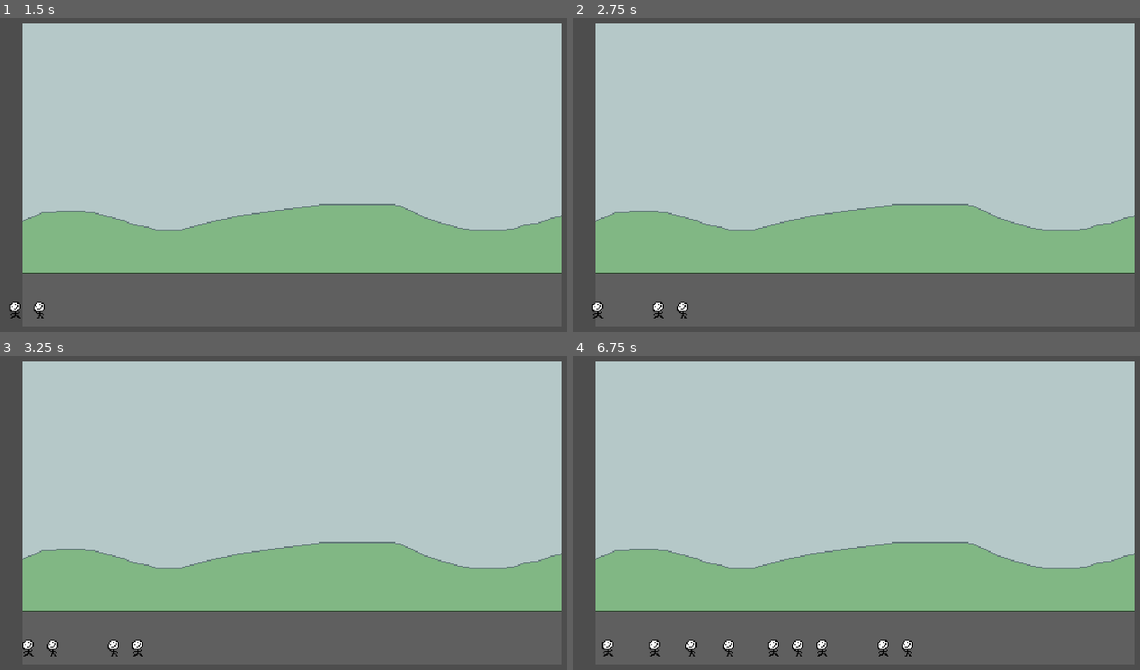
Above: before the commit, frames 1-4 (two rows, left to right).
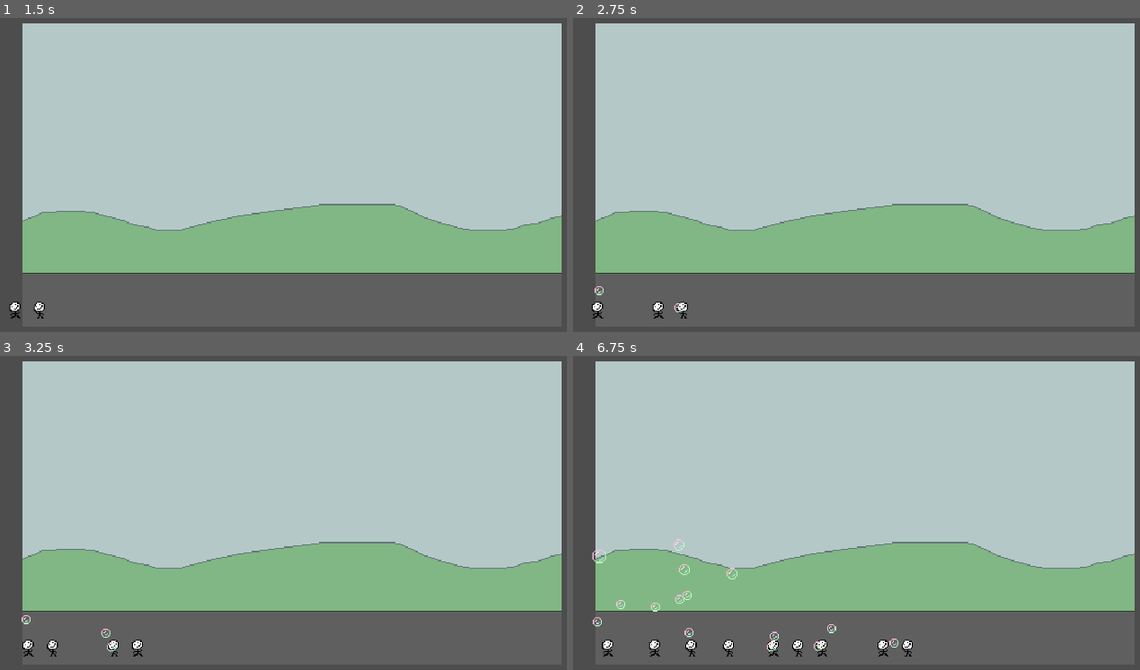
Above: after the commit, the same moments.

Repository: DISN-kolo/bubble-clicker-ggj25
Game: Godot game, scene res://MainScene.tscn
Same seed, same stepped clock (60 frames per second), same inputs: the game is played once before the commit and once after it.
Inputs:
- Up to frame 1 (1.5 s): tap Enter (ui_accept) at 0.5, 0.77 s; hold Right (ui_right) from 0.53 s (still down)
- Up to frame 2 (2.75 s): tap Enter (ui_accept) at 1.52 s; release Right (ui_right) at 2.03 s; hold Left (ui_left) from 2.03 s (still down)
- Up to frame 3 (3.25 s): release Left (ui_left) at 2.78 s; hold Right (ui_right) from 2.78 s (still down); tap Enter (ui_accept) at 3.02 s
- Up to frame 4 (6.75 s): tap Enter (ui_accept) at 3.77, 4.52, 6.02 s; release Right (ui_right) at 4.28 s; hold Left (ui_left) 4.28-5.03 s; hold Right (ui_right) 5.03-5.78 s; hold Left (ui_left) from 5.78 s (still down)

Frame 1 is identical in both runs. In frame 2, less than 0.1% of the frame differs, in the area x 3-20%, y 85-94%; in frame 3, less than 0.1%; in frame 4, 0.4%, in the area x 3-58%, y 58-95%.

Commit message:
tios spawn global bubbles

Diff:
--- a/Bubble.gd
+++ b/Bubble.gd
@@ -1,4 +1,4 @@
-extends Node2D
+extends CharacterBody2D
 
 var rng = RandomNumberGenerator.new()
 var r : float
@@ -8,7 +8,6 @@
 	load("res://resources/BubbleMed.png"),
 	load("res://resources/BubbleBig.png")]
 
-# Called when the node enters the scene tree for the first time.
 func _ready():
 	r = rng.randf_range(2.0, 3.0)
 	$Sprite2D.texture = texture_pool[i]
@@ -16,16 +15,14 @@
 	$Timer.start()
 	pass # Replace with function body.
 
-
-# Called every frame. 'delta' is the elapsed time since the previous frame.
-func _process(delta):
+func _physics_process(delta):
+	move_and_slide()
 	pass
 
-
 func _on_timer_timeout():
+	if (i >= 2):
+		return
 	i += 1
-	if (i >= 3):
-		return
 	r = rng.randf_range(2.0, 3.0)
 	$Sprite2D.texture = texture_pool[i]
 	$Timer.wait_time = r
--- a/Bubble.tscn
+++ b/Bubble.tscn
@@ -1,12 +1,28 @@
-[gd_scene load_steps=2 format=3 uid="uid://dfwdt2usjo7w7"]
+[gd_scene load_steps=4 format=3 uid="uid://dfwdt2usjo7w7"]
 
 [ext_resource type="Script" path="res://Bubble.gd" id="1_46c87"]
 
-[node name="Bubble" type="Node2D"]
+[sub_resource type="RectangleShape2D" id="RectangleShape2D_cnnsj"]
+
+[sub_resource type="RectangleShape2D" id="RectangleShape2D_n2vpg"]
+
+[node name="CharacterBody2D" type="CharacterBody2D"]
+collision_layer = 2
+collision_mask = 0
 script = ExtResource("1_46c87")
 
 [node name="Sprite2D" type="Sprite2D" parent="."]
 
+[node name="Area2D" type="Area2D" parent="."]
+
+[node name="CollisionShape2D" type="CollisionShape2D" parent="Area2D"]
+shape = SubResource("RectangleShape2D_cnnsj")
+
 [node name="Timer" type="Timer" parent="."]
+autostart = true
+
+[node name="CollisionShape2D" type="CollisionShape2D" parent="."]
+shape = SubResource("RectangleShape2D_n2vpg")
+one_way_collision = true
 
 [connection signal="timeout" from="Timer" to="." method="_on_timer_timeout"]
--- a/MainScene.gd
+++ b/MainScene.gd
@@ -26,3 +26,6 @@
 
 func _on_killzone_tio_right_body_entered(body):
 	body.queue_free()
+
+func _on_killzone_bubble_top_body_entered(body):
+	body.queue_free()
--- a/MainScene.tscn
+++ b/MainScene.tscn
@@ -1,10 +1,13 @@
-[gd_scene load_steps=4 format=3 uid="uid://bkqv4ff16jo6u"]
+[gd_scene load_steps=5 format=3 uid="uid://bkqv4ff16jo6u"]
 
 [ext_resource type="Texture2D" uid="uid://byfs85ws3xdmn" path="res://resources/BG.png" id="1_37jlj"]
 [ext_resource type="Script" path="res://MainScene.gd" id="1_uu0e3"]
 
 [sub_resource type="RectangleShape2D" id="RectangleShape2D_f88cq"]
 size = Vector2(82, 313)
+
+[sub_resource type="RectangleShape2D" id="RectangleShape2D_so2dy"]
+size = Vector2(526, 48)
 
 [node name="Node2D" type="Node2D"]
 script = ExtResource("1_uu0e3")
@@ -21,15 +24,24 @@
 [node name="killzoneTioLeft" type="Area2D" parent="."]
 
 [node name="CollisionShape2D" type="CollisionShape2D" parent="killzoneTioLeft"]
-position = Vector2(-307, 2)
+position = Vector2(-305, 1)
 shape = SubResource("RectangleShape2D_f88cq")
 
 [node name="killzoneTioRight" type="Area2D" parent="."]
 
 [node name="CollisionShape2D" type="CollisionShape2D" parent="killzoneTioRight"]
-position = Vector2(304, 2)
+position = Vector2(305, 0)
 shape = SubResource("RectangleShape2D_f88cq")
+
+[node name="killzoneBubbleTop" type="Area2D" parent="."]
+collision_layer = 0
+collision_mask = 3
+
+[node name="CollisionShape2D" type="CollisionShape2D" parent="killzoneBubbleTop"]
+position = Vector2(0, -180)
+shape = SubResource("RectangleShape2D_so2dy")
 
 [connection signal="timeout" from="Timer" to="." method="_on_timer_timeout"]
 [connection signal="body_entered" from="killzoneTioLeft" to="." method="_on_killzone_tio_left_body_entered"]
 [connection signal="body_entered" from="killzoneTioRight" to="." method="_on_killzone_tio_right_body_entered"]
+[connection signal="body_entered" from="killzoneBubbleTop" to="." method="_on_killzone_bubble_top_body_entered"]
--- a/tio.gd
+++ b/tio.gd
@@ -1,12 +1,20 @@
 extends CharacterBody2D
 
-
+var rng = RandomNumberGenerator.new()
+var r : float
+var i : int = 0
+var maximum_bubbles : int = 10
 const SPEED = 300.0
 const JUMP_VELOCITY = -400.0
 
+@onready var bub = load("res://Bubble.tscn")
+var bub_instance
 # Get the gravity from the project settings to be synced with RigidBody nodes.
 #var gravity = ProjectSettings.get_setting("physics/2d/default_gravity")
-
+func _ready():
+	r = rng.randf_range(0.2, 2.0)
+	$Timer.wait_time = r
+	$Timer.start()
 
 func _physics_process(delta):
 	# Add the gravity.
@@ -26,3 +34,17 @@
 		#velocity.x = move_toward(velocity.x, 0, SPEED)
 
 	move_and_slide()
+
+
+func _on_timer_timeout():
+	if (i >= maximum_bubbles - 1):
+		return
+	i += 1
+	bub_instance = bub.instantiate()
+	bub_instance.velocity.y = -20 * rng.randf_range(0.8, 1.2)
+	bub_instance.global_position = self.global_position
+	get_tree().get_root().add_child(bub_instance)
+	r = rng.randf_range(0.1, 3.0)
+	$Timer.wait_time = r
+	$Timer.start()
+	pass # Replace with function body.
--- a/tio.tscn
+++ b/tio.tscn
@@ -39,3 +39,8 @@
 [node name="AnimatedSprite2D" type="AnimatedSprite2D" parent="."]
 sprite_frames = SubResource("SpriteFrames_ibsxh")
 autoplay = "default"
+
+[node name="Timer" type="Timer" parent="."]
+autostart = true
+
+[connection signal="timeout" from="Timer" to="." method="_on_timer_timeout"]
